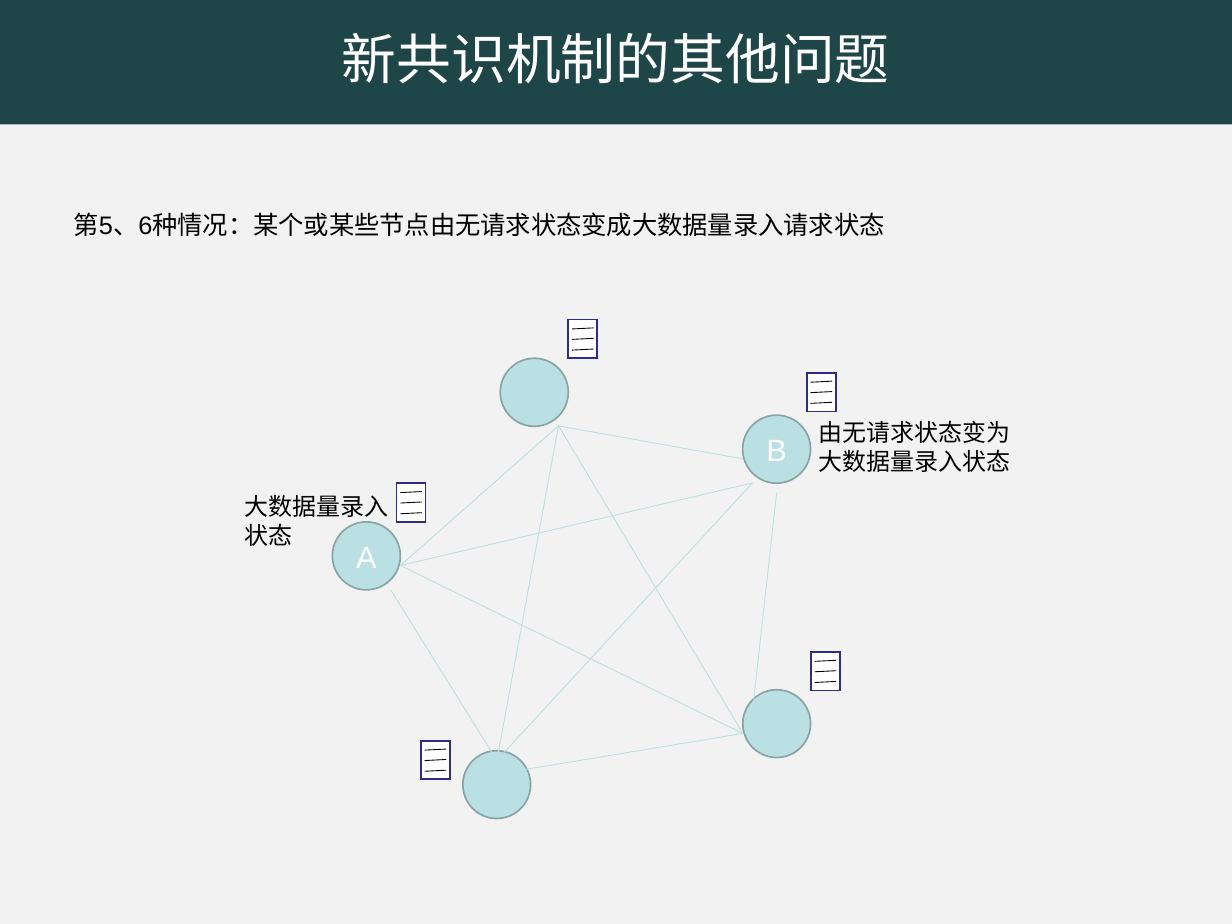
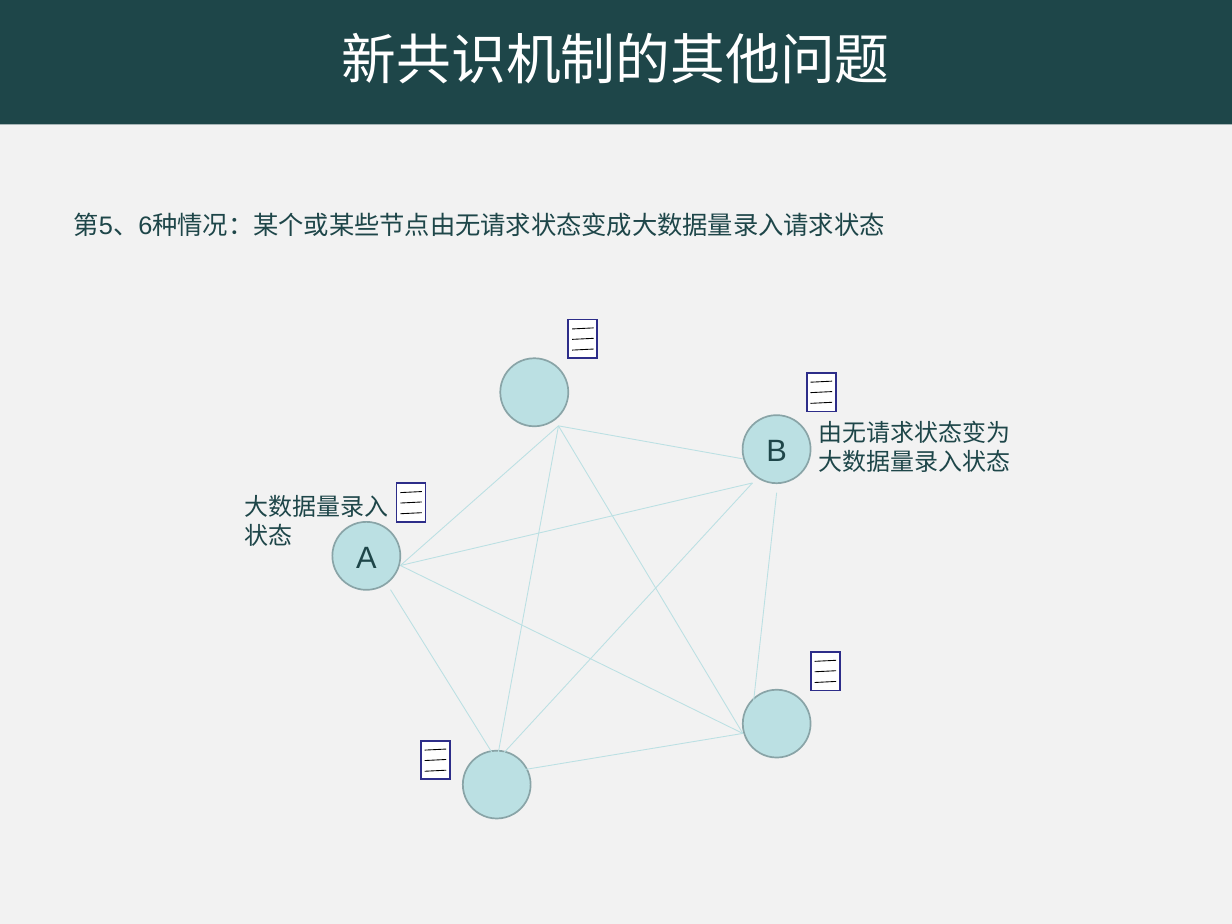
Before and after one commit to rjdyx/web-learning, a slide deck: slide 13 of PPT/苏锐佳开题报告.ppt. Drawn at 1232x924 pixels with LibreOffice and Linux fonts; fonts in the diff are those of the drawing. Boxes give left, top, right and bottom in pixels: in the first picture for what was removed or moved away, otherwise in the second. Text is boxed around its words. In the diff, an @@ line names an element or a change of style, - is before the commit and + after.

```diff
--- a/PPT/苏锐佳开题报告.ppt
+++ b/PPT/苏锐佳开题报告.ppt
@@ ellipse "B" at [743, 415, 811, 483]: text colour #FFFFFF to #1E4649 @@
@@ text colour #000000 to #1E4649 in 3 elements at [74, 212, 885, 236], [244, 495, 388, 546], [819, 420, 1011, 472] @@
@@ ellipse "A" at [333, 522, 400, 590]: text colour #FFFFFF to #1E4649 @@
```
Also in this commit, not shown: 7 other slides changed, 1 other file.
